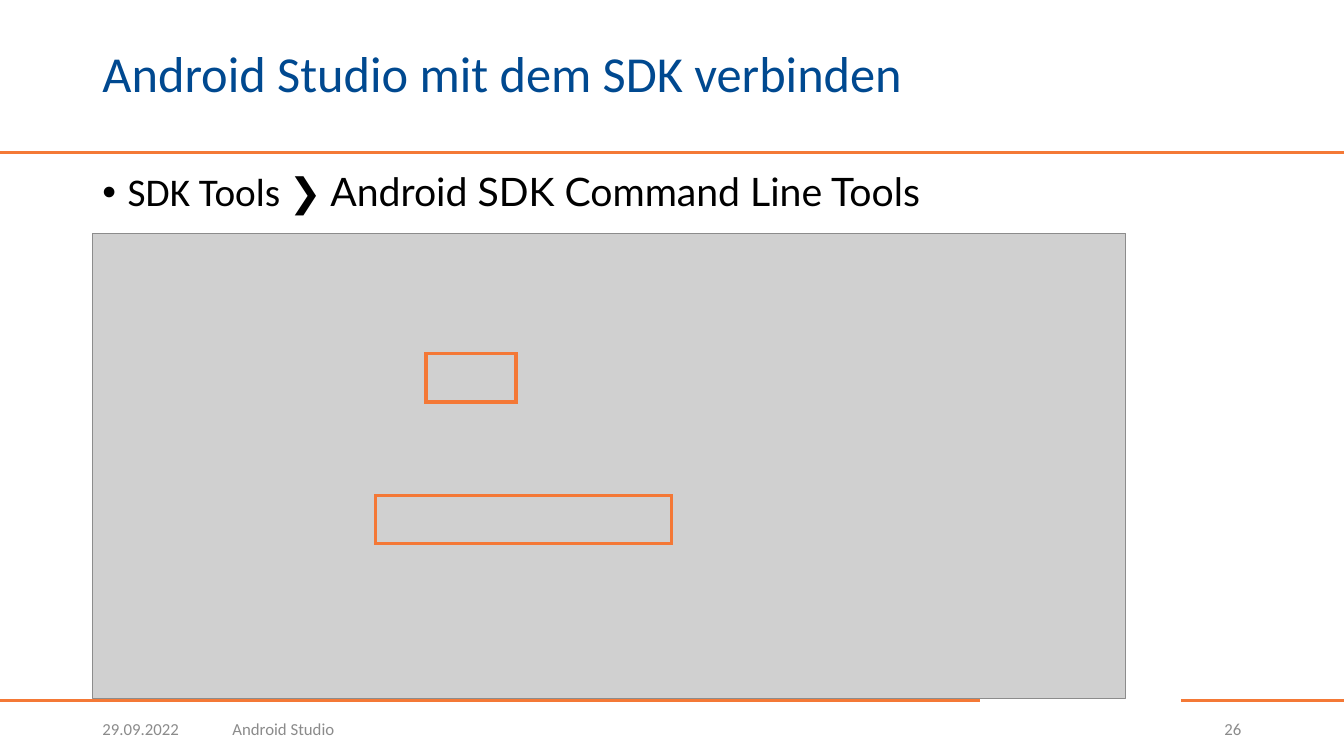
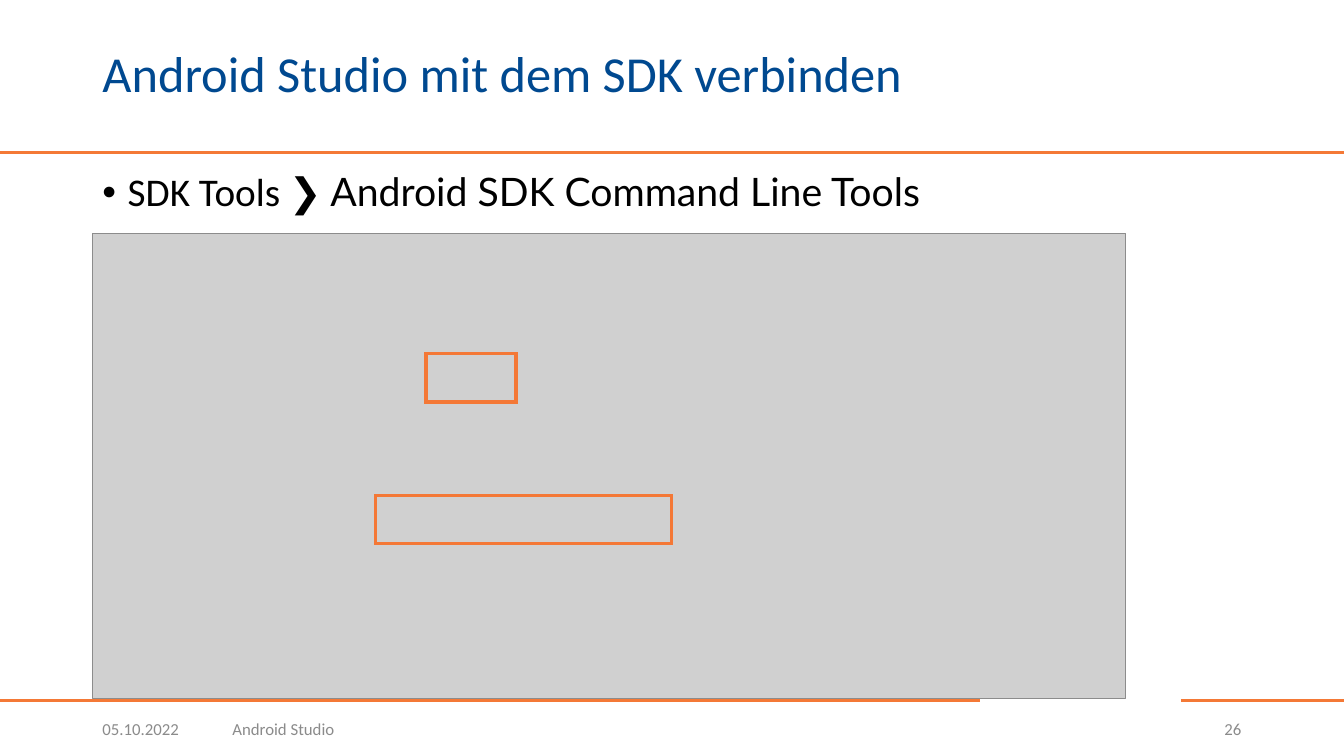
Before and after one commit to BogyMitutoyoCTL/BOGY-App-2022-10, a slide deck: slide 26 of AndroidStudio.pptx. Drawn at 1344x756 pixels with LibreOffice and Linux fonts; fonts in the diff are those of the drawing; grey boxes stand for pictures; background and template pictures are left out. Boxes give left, top, right and bottom in pixels: in the first picture for what was removed or moved away, otherwise in the second. Text is boxed around its words. In the diff, an @@ line names an element or a change of style, - is before the commit and + after.

```diff
--- a/AndroidStudio.pptx
+++ b/AndroidStudio.pptx
@@ text at [102, 724, 178, 735]: text changed @@
-29.09.2022
+05.10.2022
```
Also in this commit, not shown: 54 other slides changed.
